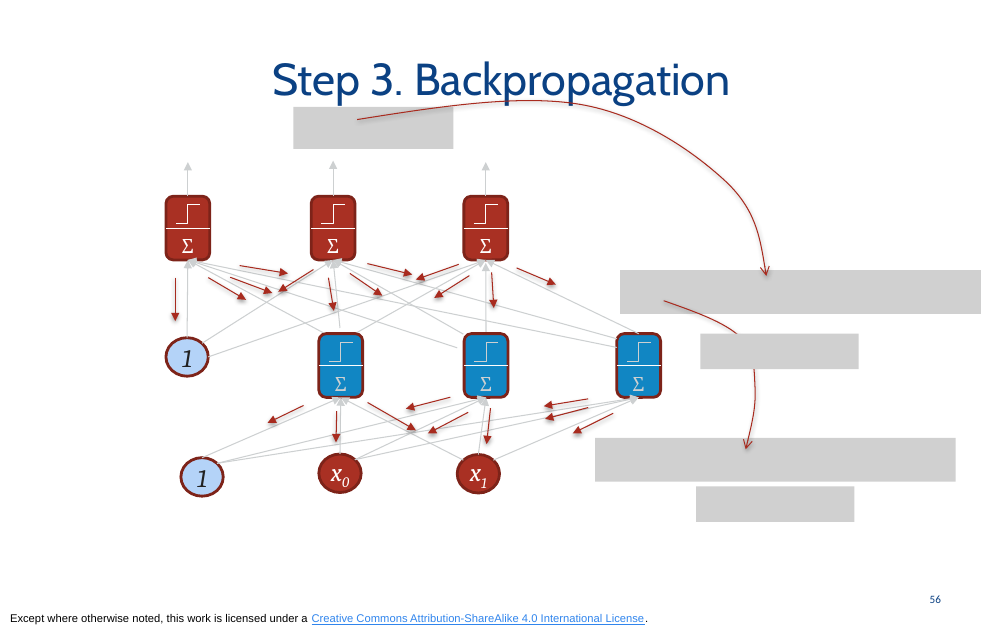
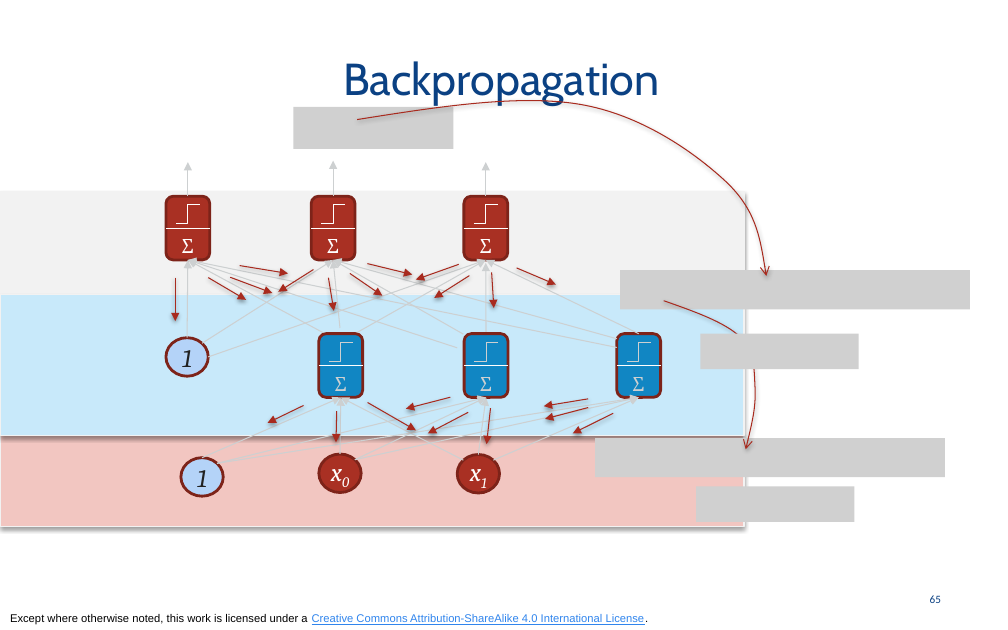
Before and after one commit to odpi/OpenDS4All, a slide deck: slide 65 of opends4all-resources/opends4all-machine-learning/SUPERVISED-ML-NN-neural-nets-intermediate.pptx (slide 56 before the commit). Drawn at 1008x630 pixels with LibreOffice and Linux fonts; fonts in the diff are those of the drawing; grey boxes stand for pictures. Boxes give left, top, right and bottom in pixels: in the first picture for what was removed or moved away, otherwise in the second. Text is boxed around its words. In the diff, an @@ line names an element or a change of style, - is before the commit and + after.

```diff
--- a/opends4all-resources/opends4all-machine-learning/SUPERVISED-ML-NN-neural-nets-intermediate.pptx
+++ b/opends4all-resources/opends4all-machine-learning/SUPERVISED-ML-NN-neural-nets-intermediate.pptx
@@ title at (343, 61, 659, 105): text changed @@
-Step 3. Backpropagation
+Backpropagation
@@ rectangle added at (0, 192, 744, 294), fill #F2F2F2, outline #F2F2F2 0.75 pt @@
@@ rectangle added at (0, 295, 744, 436), fill #C8E9FA, outline #F2F2F2 0.75 pt @@
@@ picture: place and size @@
-picture at (620, 270, 981, 313)
+picture at (620, 270, 970, 309)
@@ rectangle added at (0, 435, 744, 527), fill #F2C6C1, outline #F2F2F2 0.75 pt @@
@@ picture: place and size @@
-picture at (595, 438, 956, 482)
+picture at (595, 438, 944, 478)
@@ page number at (930, 595, 941, 603): text changed @@
-56
+65
```
Also in this commit, not shown: 12 other slides changed, 12 slides added, 2 slides removed, 3 other files.
